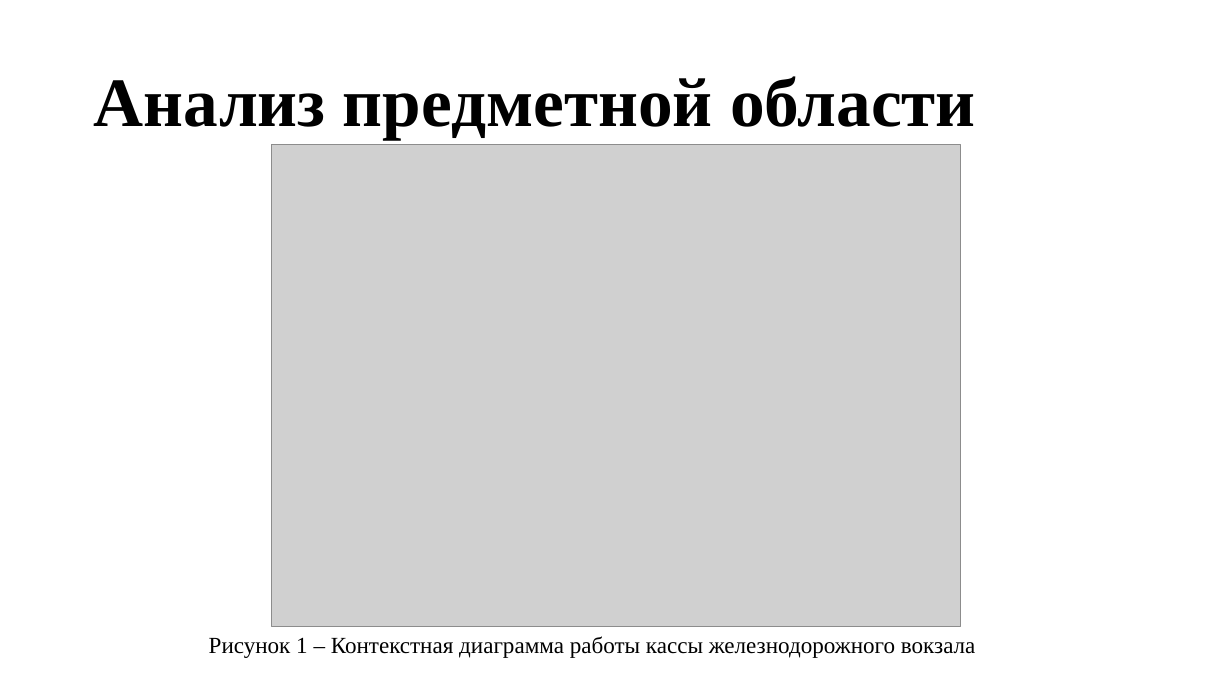
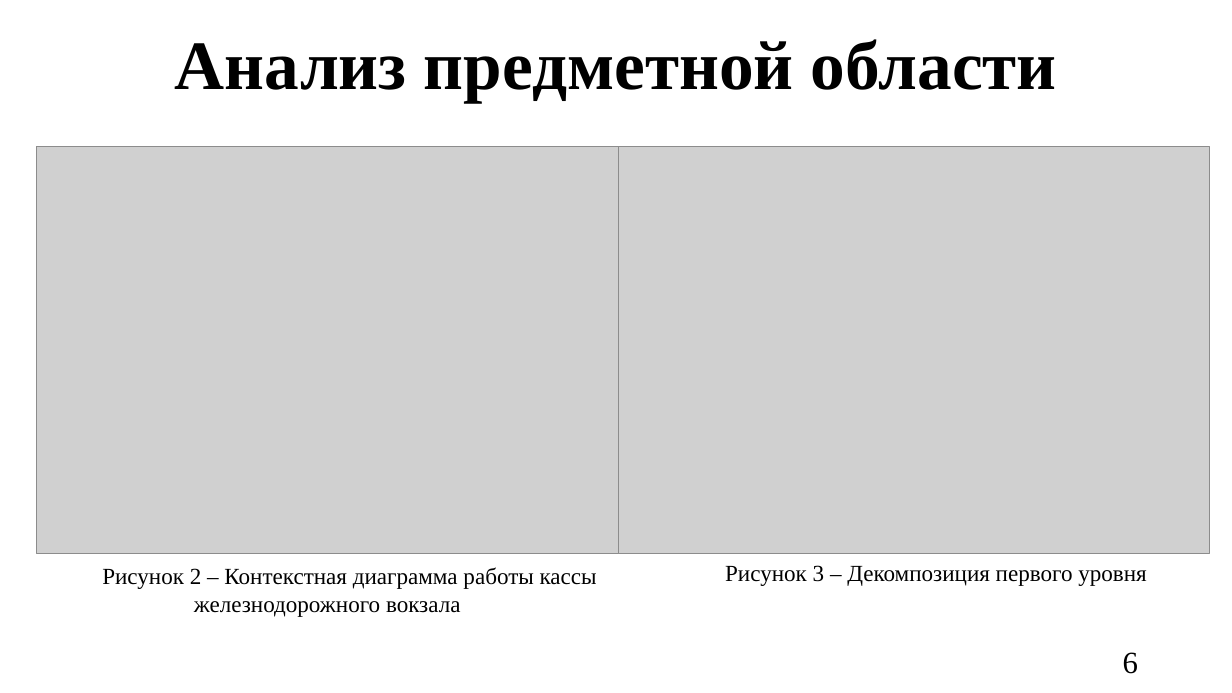
Before and after one commit to DogNellaf/TrainsDiploma, a slide deck: slide 6 of doc/Презентация.pptx (slide 5 before the commit). Drawn at 1232x693 pixels with LibreOffice and Linux fonts; fonts in the diff are those of the drawing; grey boxes stand for pictures; background and template pictures are left out. Boxes give left, top, right and bottom in pixels: in the first picture for what was removed or moved away, otherwise in the second. Text is boxed around its words. In the diff, an @@ line names an element or a change of style, - is before the commit and + after.

```diff
--- a/doc/Презентация.pptx
+++ b/doc/Презентация.pptx
@@ title "Анализ предметной области": place and size @@
-title "Анализ предметной области" at (94,76,976,140)
+title "Анализ предметной области" at (175,39,1057,103)
@@ title "Анализ предметной области" at (175,39,1057,103): alignment left to centre @@
@@ picture: place and size @@
-picture at (272,145,961,627)
+picture at (36,147,618,554)
@@ picture added at (618,147,1209,554) @@
@@ text at (102,567,597,617): text changed @@
-Рисунок 1 – Контекстная диаграмма работы кассы железнодорожного вокзала
+Рисунок 2 – Контекстная диаграмма работы кассы железнодорожного вокзала
@@ text added at (725,565,1146,586), 18 pt, text #000000 @@
+Рисунок 3 – Декомпозиция первого уровня
@@ page number added at (1123,652,1138,674), 24 pt, text #000000 @@
+6
```
Also in this commit, not shown: 4 other slides changed, 19 slides added, 1 slide removed, 2 other files.
